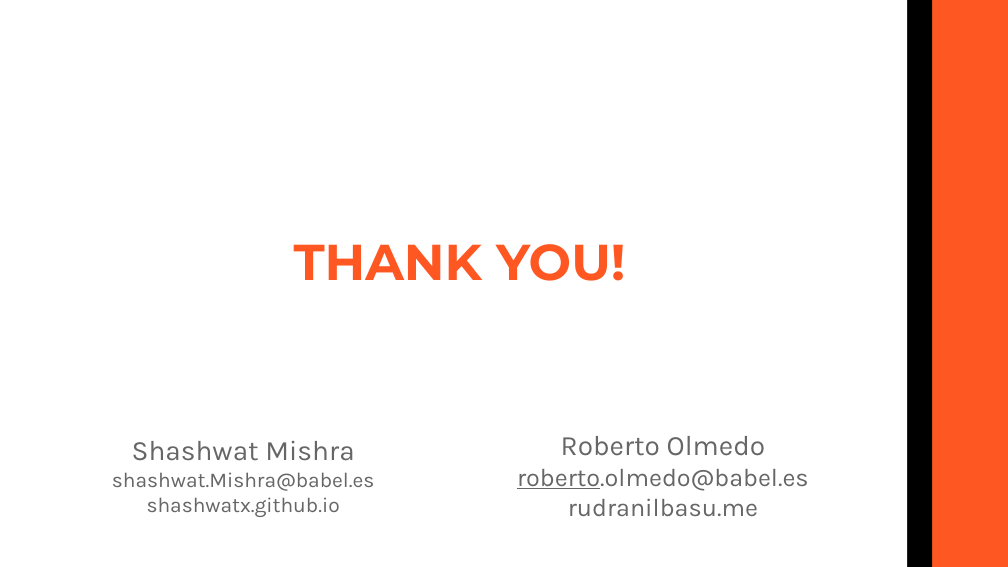
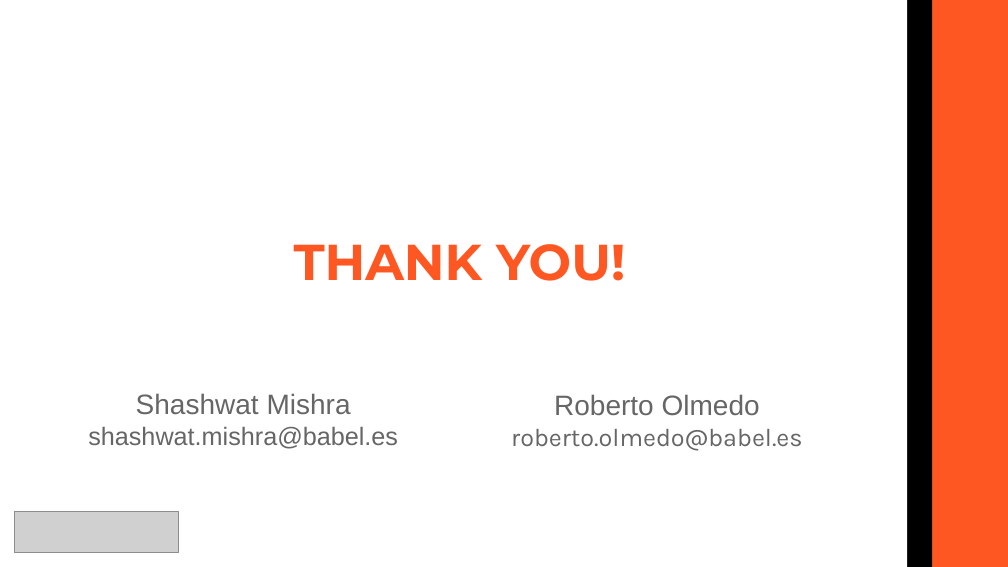
Before and after one commit to shashwatx/git_101, a slide deck: slide 31 of presentation.pptx. Drawn at 1008x567 pixels with LibreOffice and Linux fonts; fonts in the diff are those of the drawing; grey boxes stand for pictures. Boxes give left, top, right and bottom in pixels: in the first picture for what was removed or moved away, otherwise in the second. Text is boxed around its words. In the diff, an @@ line names an element or a change of style, - is before the commit and + after.

Commit message:
Added babel logo to presentation

```diff
--- a/presentation.pptx
+++ b/presentation.pptx
@@ text "Shashwat Mishra": place and size @@
-text "Shashwat Mishra" at box(112, 441, 374, 517)
+text "Shashwat Mishra" at box(88, 393, 398, 449)
@@ text "Roberto Olmedo": place and size @@
-text "Roberto Olmedo" at box(517, 436, 809, 516)
+text "Roberto Olmedo" at box(511, 394, 802, 451)
@@ text "Roberto Olmedo" at box(511, 394, 802, 451): font Karla to Arial in "Roberto Olmedo"; underline off in "roberto.olmedo@babel.es" @@
@@ text at box(136, 393, 351, 415): font Karla to Arial in "Shashwat Mishra" @@
@@ text at box(88, 427, 398, 449): text changed; size 15 to 18 pt; font Karla to Arial @@
-shashwat.Mishra@babel.es
-shashwatx.github.io
+shashwat.mishra@babel.es
@@ text at box(568, 498, 758, 516): paragraph removed @@
-rudranilbasu.me
@@ picture added at box(14, 511, 178, 552) @@
```
Also in this commit, not shown: 28 other slides changed.
